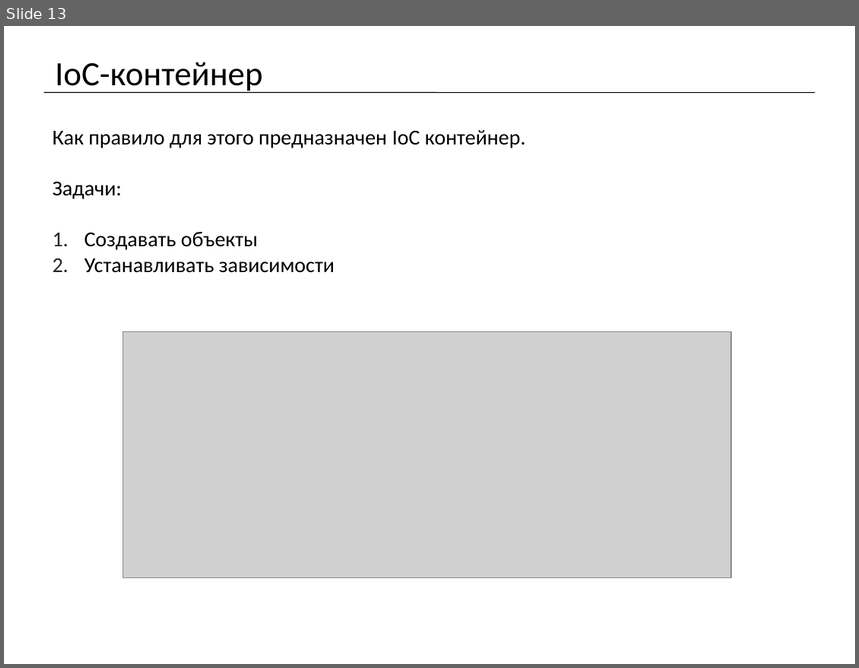
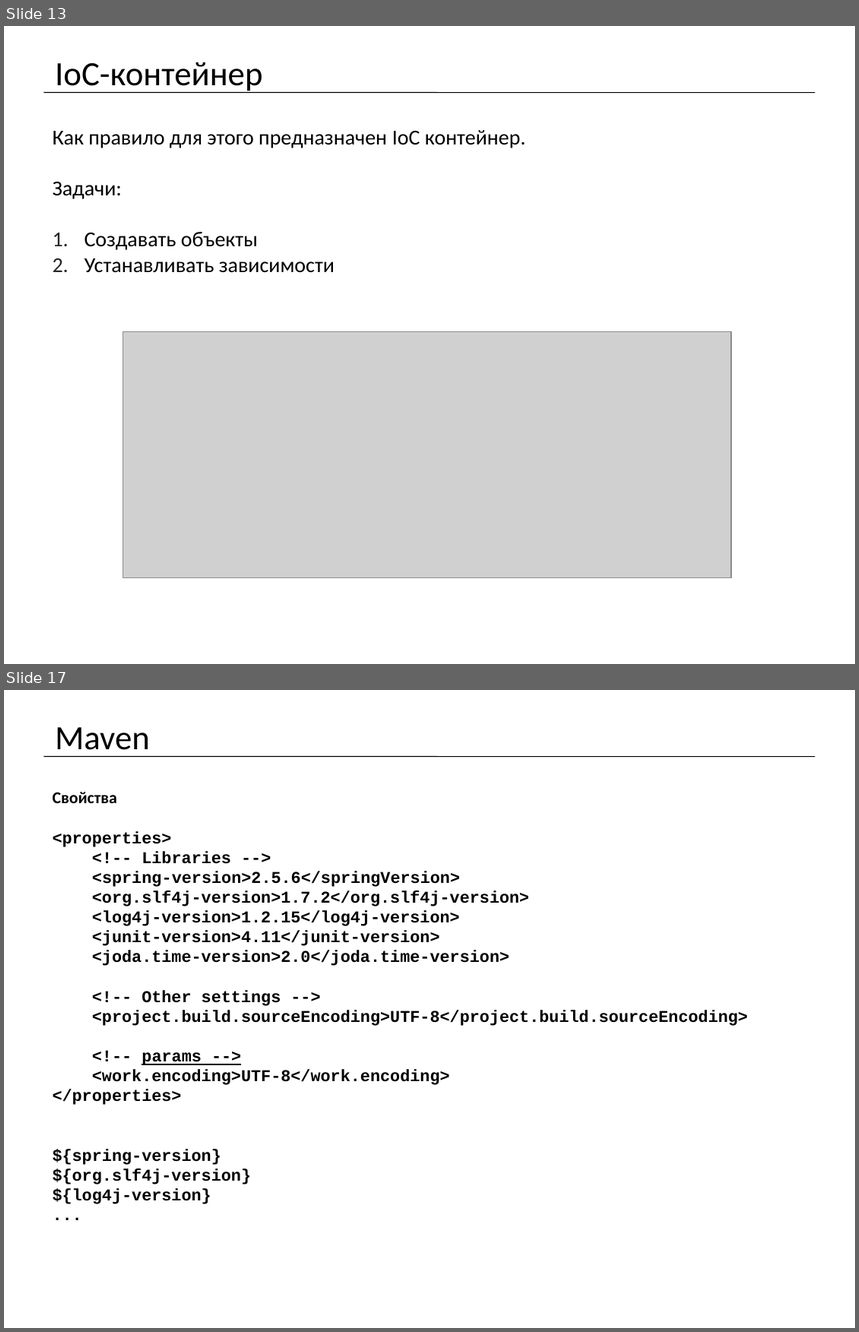
Before and after one commit to mrdekk/j2ee_course, a slide deck: lectures/j2ee. Lecture 1.pptx. Shown one above the other, each under a label of ours: slide 13 before the commit, slides 13 and 17 after it; the slides between them are not shown. The pictures are 859x668 and 859x1332 pixels, drawn with LibreOffice and Linux fonts; fonts in the diff are those of the drawing; grey boxes stand for pictures. Boxes give left, top, right and bottom in pixels: in the first picture for what was removed or moved away, otherwise in the second. Text is boxed around its words. In the diff, an @@ line names an element or a change of style, - is before the commit and + after.

Commit message:
change: лекция №1 add: проект maven + spring для лекции №1 add: скриншоты некоторых операций по созданию maven проекта с поддержкой spring и запуска его change: .gitignore файл для исключения папки target проектов spring из индекса

```diff
--- a/lectures/j2ee. Lecture 1.pptx
+++ b/lectures/j2ee. Lecture 1.pptx
@@ slide 17 added at (x1=4, y1=690, x2=855, y2=1328), background #FFFFFF @@
@@ title added at (x1=55, y1=727, x2=150, y2=757), 28.8 pt, text #000000 @@
+Maven
@@ line added from (44, 756) to (815, 756), #000000 0.75 pt @@
@@ text added at (x1=53, y1=792, x2=748, y2=1205), 14 pt, text #000000, bold @@
+Свойства
+<properties>
+<!-- Libraries -->
+<spring-version>2.5.6</springVersion>
+<org.slf4j-version>1.7.2</org.slf4j-version>
+<log4j-version>1.2.15</log4j-version>
+<junit-version>4.11</junit-version>
+<joda.time-version>2.0</joda.time-version>
+<!-- Other settings -->
+<project.build.sourceEncoding>UTF-8</project.build.sourceEncoding>
+<!-- params -->
+<work.encoding>UTF-8</work.encoding>
+</properties>
+${spring-version}
+${org.slf4j-version}
+${log4j-version}
+...
```
Also in this commit, not shown: 1 slide changed, 9 other slides added, 21 other files.
